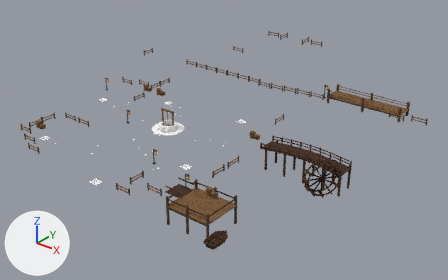
One commit to the glTF model assets/models/greystone/reference_v5/props.glb: the scene before it, then after it.
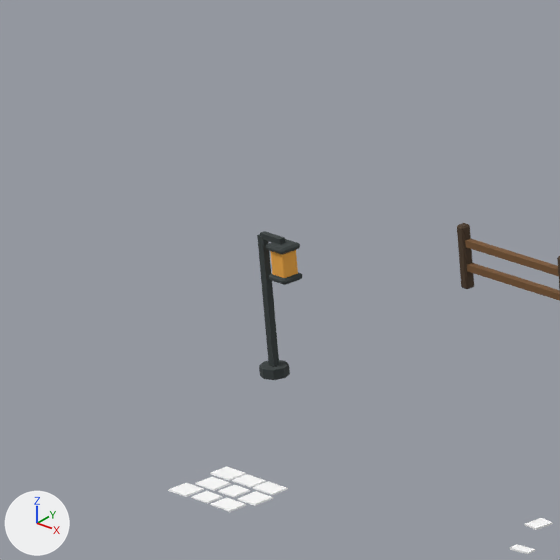
The first picture shows the older version from a 50 mm lens placed at (76.4, -78.2, 53.3), pointed at (7.0, 8.4, -0.4). The close-ups show the older and then the newer version on the part from 19% to 29% of the width and 21% to 38% of the height of that picture. Only the edits that show in the close-ups are written down. The lights are fixed; the arrows at lower left show +X, +Y and +Z. Where no turn or scale is listed for an object, it has been applied to the vertices.

Names of what the first close-up shows: 'CourtyardInlaidStone', 'Fence', 'Lantern.002' and 2 more.
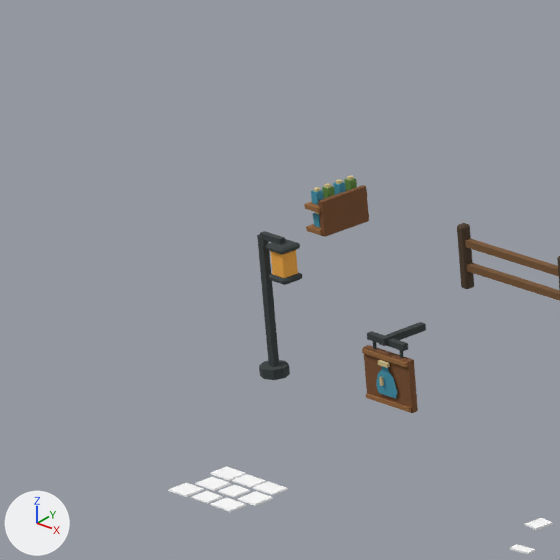
Diff of the bpy script that builds the scene:
```diff
--- a/assets/models/greystone/reference_v5/props.glb.py
+++ b/assets/models/greystone/reference_v5/props.glb.py
@@ mat_referencecourtyard_blue @@
+mat_referencecourtyard_blue = principled_material('ReferenceCourtyard_blue')
+mat_referencecourtyard_blue.base_color = (0.0509, 0.296, 0.42)  # cyan #4094ad
+mat_referencecourtyard_blue.roughness = 0.86
@@ mat_referencecourtyard_iron @@
+mat_referencecourtyard_iron = principled_material('ReferenceCourtyard_iron')
+mat_referencecourtyard_iron.base_color = (0.0363, 0.047, 0.047)  # dark grey #363d3d
+mat_referencecourtyard_iron.roughness = 0.86
@@ mat_referencecourtyard_oak_light @@
+mat_referencecourtyard_oak_light = principled_material('ReferenceCourtyard_oak_light')
+mat_referencecourtyard_oak_light.base_color = (0.319, 0.14, 0.0432)  # brown #99693b
+mat_referencecourtyard_oak_light.roughness = 0.86
@@ mat_referencecourtyard_oak @@
+mat_referencecourtyard_oak = principled_material('ReferenceCourtyard_oak')
+mat_referencecourtyard_oak.base_color = (0.196, 0.0783, 0.0245)  # brown #7a4f2b
+mat_referencecourtyard_oak.roughness = 0.86
@@ mat_referencecourtyard_cream @@
+mat_referencecourtyard_cream = principled_material('ReferenceCourtyard_cream')
+mat_referencecourtyard_cream.base_color = (0.692, 0.57, 0.285)  # beige #d9c791
+mat_referencecourtyard_cream.roughness = 0.86
@@ mat_referencecourtyard_green @@
+mat_referencecourtyard_green = principled_material('ReferenceCourtyard_green')
+mat_referencecourtyard_green.base_color = (0.126, 0.274, 0.055)  # green #638f42
+mat_referencecourtyard_green.roughness = 0.86
@@ me_courtyard_sign_item @@
+me_courtyard_sign_item.from_pydata(...)  # 82 vertices, 116 faces; spans x -18.19..-17.01, y 2.935..3.96, z 5.21..6.515
+# faces by material slot: [48, 12, 24, 8, 24]
+me_courtyard_sign_item.materials.append(mat_referencecourtyard_iron)  # dark grey #363d3d
+me_courtyard_sign_item.materials.append(mat_referencecourtyard_oak)  # brown #7a4f2b
+me_courtyard_sign_item.materials.append(mat_referencecourtyard_oak_light)  # brown #99693b
+me_courtyard_sign_item.materials.append(mat_referencecourtyard_blue)  # cyan #4094ad
+me_courtyard_sign_item.materials.append(mat_referencecourtyard_cream)  # beige #d9c791
@@ me_courtyard_itemdisplay @@
+me_courtyard_itemdisplay.from_pydata(...)  # 152 vertices, 228 faces; spans x -25.52..-25.08, y 8.18..9.42, z 5.2..6.072
+# faces by material slot: [12, 24, 48, 96, 48]
+me_courtyard_itemdisplay.materials.append(mat_referencecourtyard_oak)  # brown #7a4f2b
+me_courtyard_itemdisplay.materials.append(mat_referencecourtyard_oak_light)  # brown #99693b
+me_courtyard_itemdisplay.materials.append(mat_referencecourtyard_green)  # green #638f42
+me_courtyard_itemdisplay.materials.append(mat_referencecourtyard_cream)  # beige #d9c791
+me_courtyard_itemdisplay.materials.append(mat_referencecourtyard_blue)  # cyan #4094ad
@@ ob_courtyard_sign_item @@
+ob_courtyard_sign_item = bpy.data.objects.new('Courtyard_Sign_Item', me_courtyard_sign_item)
+ob_courtyard_sign_item.location = (0.0, 0.0, 0.0)
@@ ob_courtyard_itemdisplay @@
+ob_courtyard_itemdisplay = bpy.data.objects.new('Courtyard_ItemDisplay', me_courtyard_itemdisplay)
+ob_courtyard_itemdisplay.location = (0.0, 0.0, 0.0)
```

Pixel boxes (x1, y1, x2, y2) of what changed, in the close-ups (560 x 560 px):
'Courtyard_Sign_Item', added
    after: (362, 322, 426, 413)
    faces in mat_referencecourtyard_oak (brown #7a4f2b): (363, 345, 418, 413)
    faces in mat_referencecourtyard_iron (dark grey #363d3d): (367, 322, 426, 358)
    faces in mat_referencecourtyard_oak_light (brown #99693b): (362, 349, 412, 412)
    faces in mat_referencecourtyard_blue (cyan #4094ad): (376, 366, 397, 399)
'Courtyard_ItemDisplay', added
    after: (304, 175, 369, 237)
    faces in mat_referencecourtyard_oak (brown #7a4f2b): (318, 185, 369, 237)
    faces in mat_referencecourtyard_blue (cyan #4094ad): (311, 182, 346, 227)
    faces in mat_referencecourtyard_green (green #638f42): (322, 178, 357, 199)
    faces in mat_referencecourtyard_oak_light (brown #99693b): (304, 202, 369, 235)
